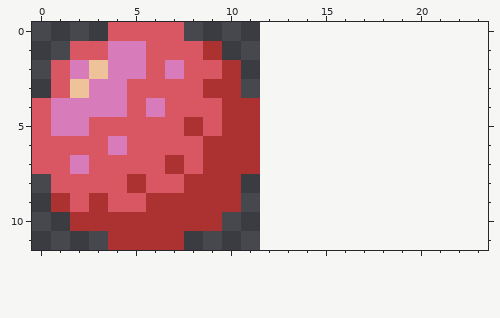
Pixel-art sprite: assets/ball.png. The first picture shows the starting point.
The file is 12x12 pixels. The old version is drawn lined up with the new one, on the new canvas.
After the commit:
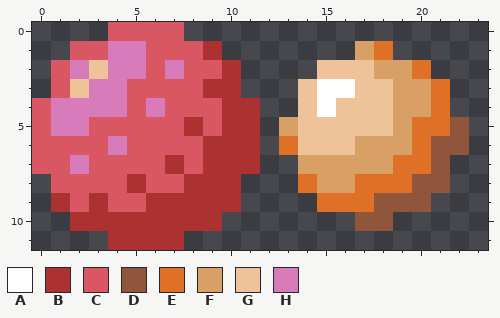
Palette (. is transparent): A #ffffff  B #ac3232  C #d95763  D #8f563b  E #df7126  F #d9a066  G #eec39a  H #d77bba
The exact change:
canvas 12x12 -> 24x12
@@ x 11..23 @@
  0 .............
- 1 .............
- 2 .............
- 3 .............
- 4 B............
- 5 B............
- 6 B............
- 7 B............
- 8 .............
- 9 .............
-10 .............
+ 1 ......FE.....
+ 2 ....GGGFFE...
+ 3 ...GAAGGFFE..
+ 4 B..GAGGGFFE..
+ 5 B.FGGGGGFEED.
+ 6 B.EGGGFFFEDD.
+ 7 B..FFFFFEED..
+ 8 ...EFFEEEDD..
+ 9 ....EEEDDD...
+10 ......DD.....
 11 .............
Changed places in both pictures, as pixel boxes (x1, y1, x2, y2):
added: (279, 41, 469, 231)
